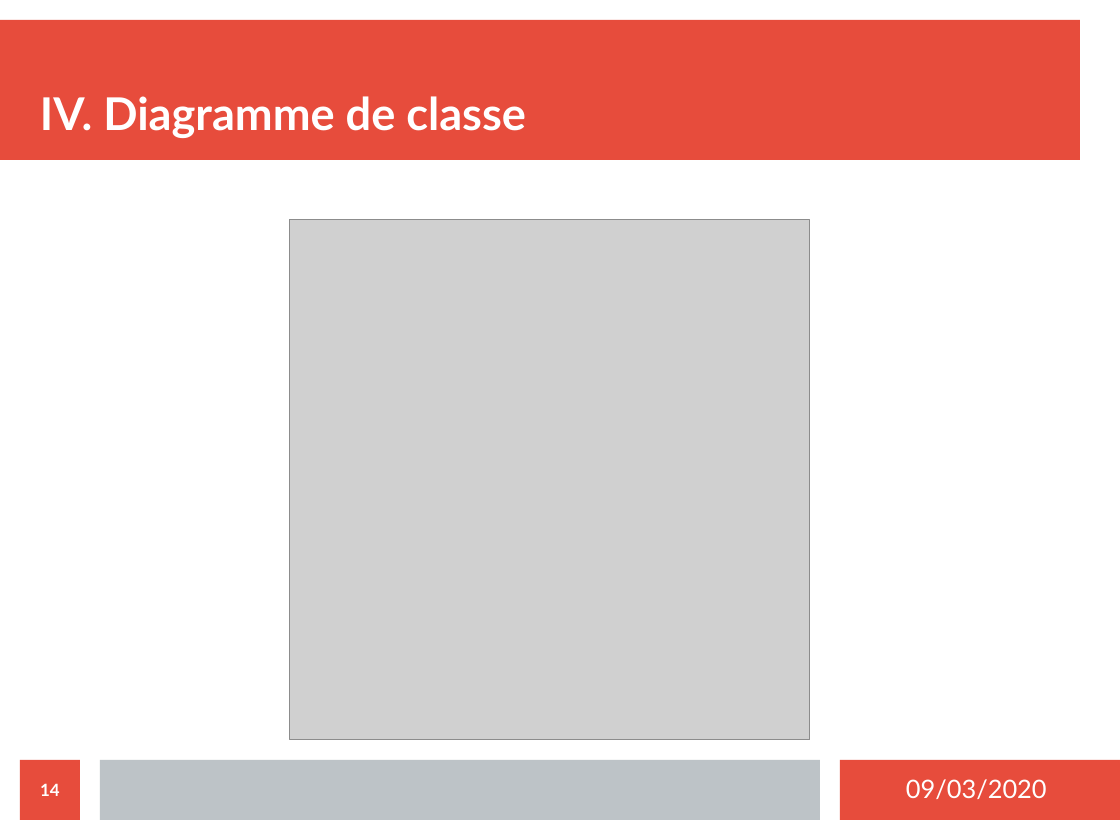
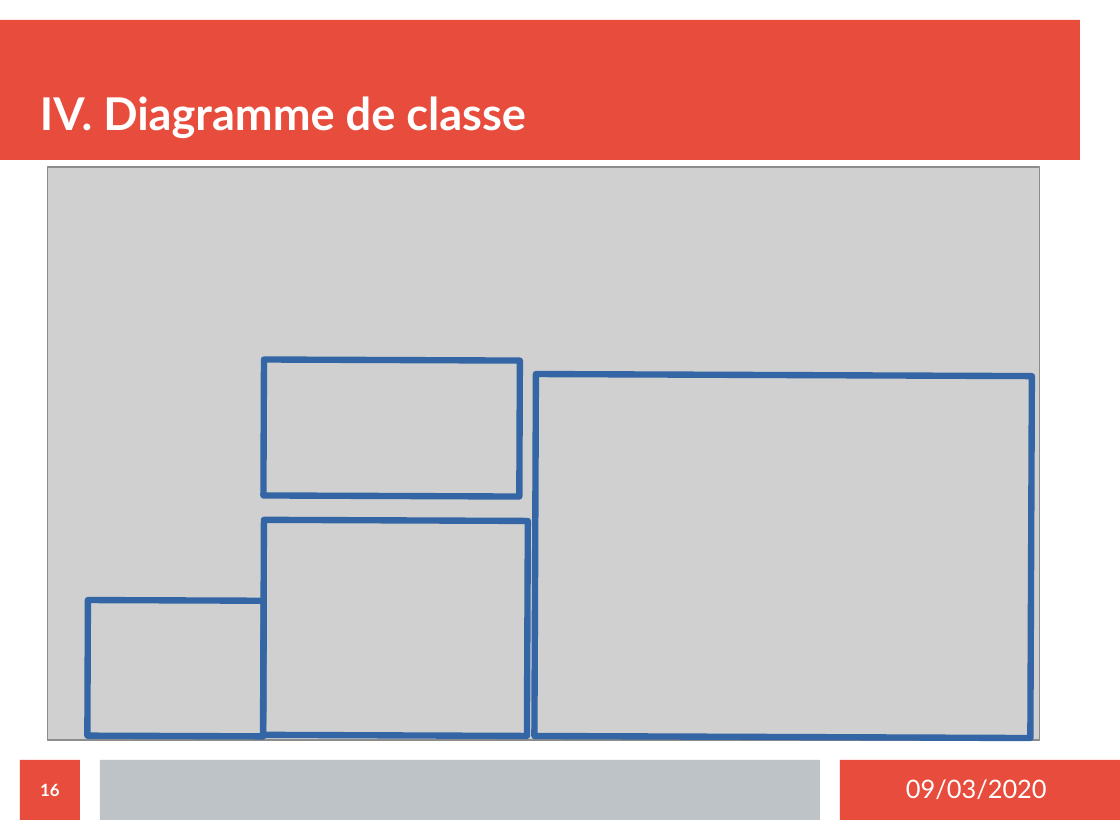
Before and after one commit to MezeretteBrice/Projet_Ronde, a slide deck: slide 16 of SOUTENANCE/Revue2/Revue2_CHEVREL.odp (slide 14 before the commit). Drawn at 1120x840 pixels with LibreOffice and Linux fonts; fonts in the diff are those of the drawing; grey boxes stand for pictures. Boxes give left, top, right and bottom in pixels: in the first picture for what was removed or moved away, otherwise in the second. Text is boxed around its words. In the diff, an @@ line names an element or a change of style, - is before the commit and + after.

```diff
--- a/SOUTENANCE/Revue2/Revue2_CHEVREL.odp
+++ b/SOUTENANCE/Revue2/Revue2_CHEVREL.odp
@@ picture: place and size @@
-picture at box(290, 221, 810, 741)
+picture at box(48, 167, 1040, 740)
@@ rectangle added at box(264, 359, 521, 496), outline #3465A4 4.51 pt @@
@@ rectangle added at box(535, 374, 1032, 738), outline #3465A4 4.51 pt @@
@@ rectangle added at box(263, 520, 528, 736), outline #3465A4 4.51 pt @@
@@ rectangle added at box(87, 600, 263, 737), outline #3465A4 4.51 pt @@
@@ page number at box(40, 783, 60, 796): text changed @@
-14
+16
```
Also in this commit, not shown: 6 other slides changed, 2 slides added.
